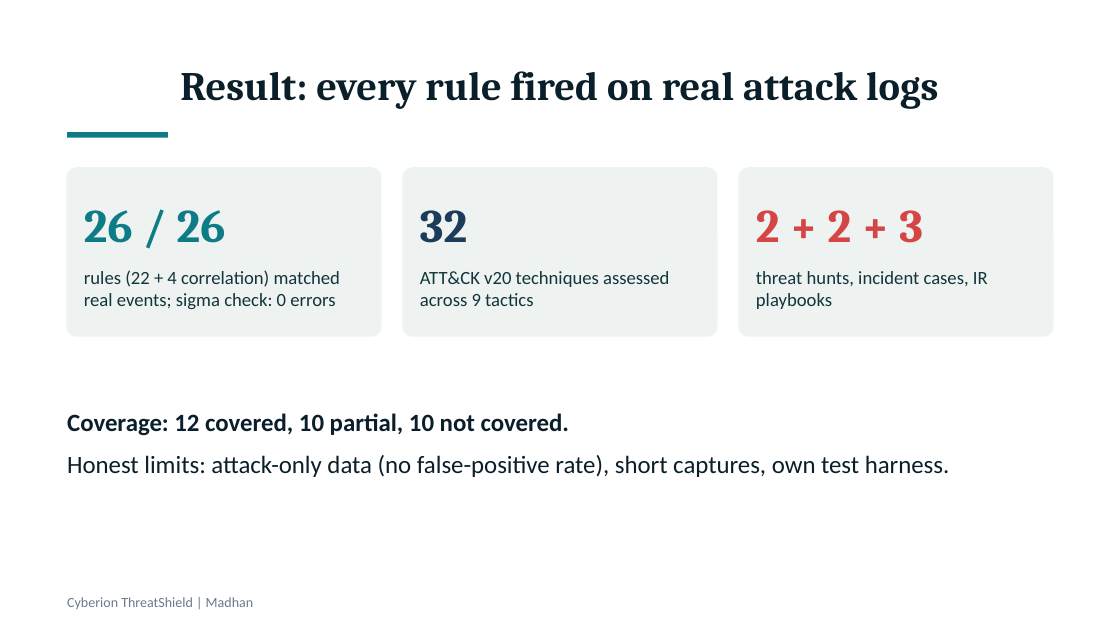
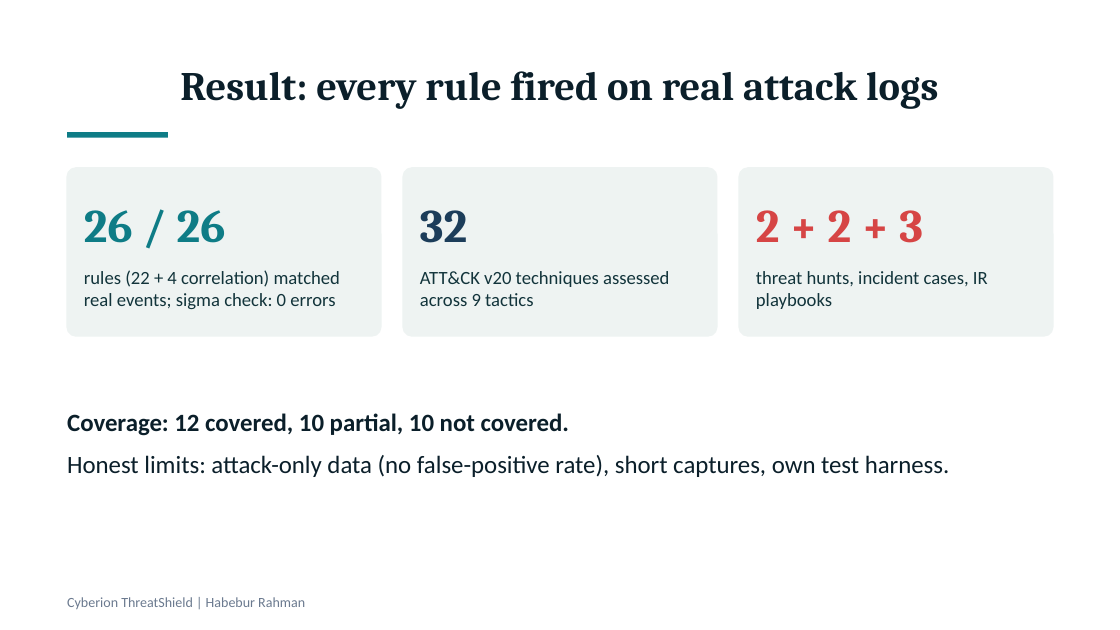
Before and after one commit to rahman56661/cyberion-threatshield, a slide deck: slide 2 of presentation/ThreatShield_Final_Presentation.pptx. Drawn at 1120x630 pixels with LibreOffice and Linux fonts; fonts in the diff are those of the drawing. Boxes give left, top, right and bottom in pixels: in the first picture for what was removed or moved away, otherwise in the second. Text is boxed around its words. In the diff, an @@ line names an element or a change of style, - is before the commit and + after.

```diff
--- a/presentation/ThreatShield_Final_Presentation.pptx
+++ b/presentation/ThreatShield_Final_Presentation.pptx
@@ text at <box>67,597,305,609</box>: text changed @@
-Cyberion ThreatShield | Madhan
+Cyberion ThreatShield | Habebur Rahman
```
Also in this commit, not shown: 9 other slides changed, 35 other files.
